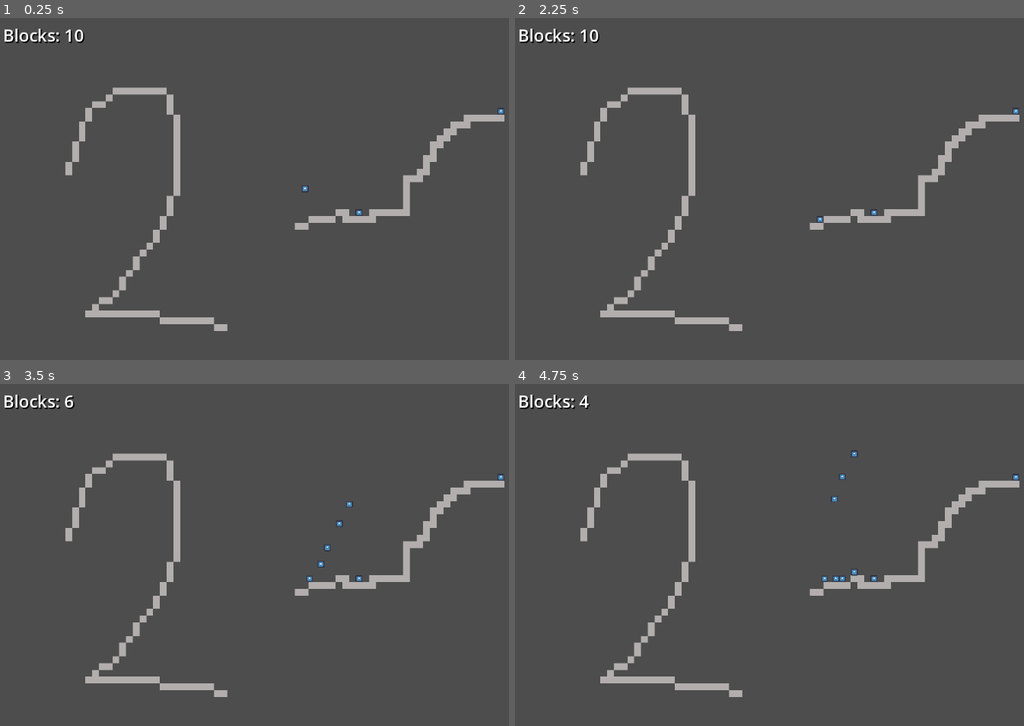
Above: before the commit, frames 1-4 (two rows, left to right).
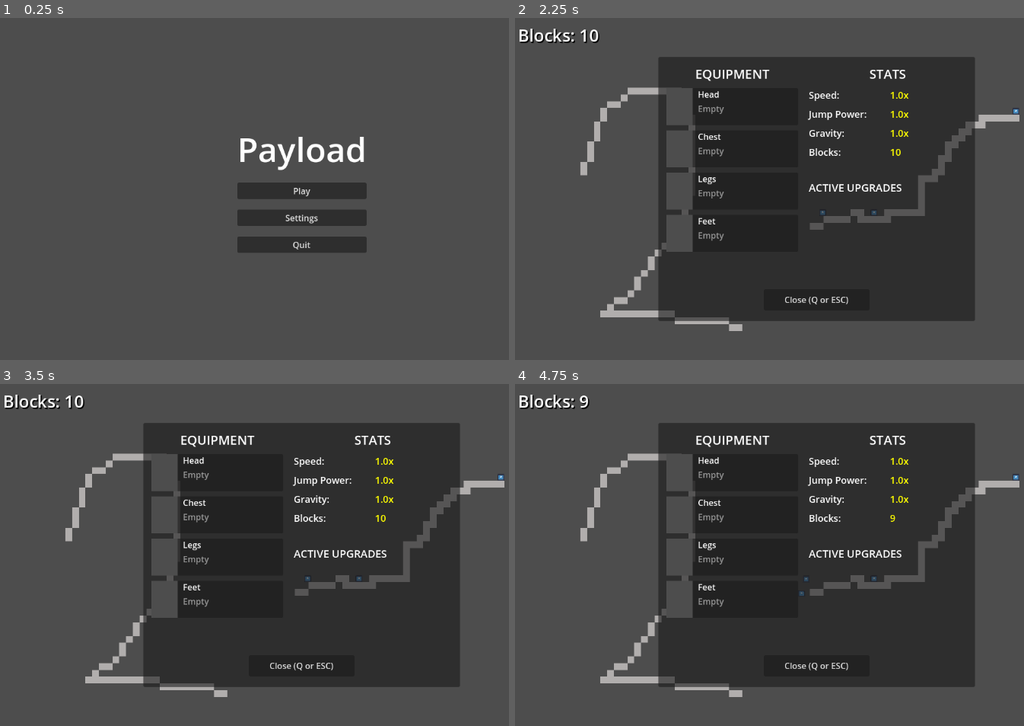
Above: after the commit, the same moments.

Repository: eltonchan1/payload
Game: Godot game, scene res://mainmenu.tscn
Same seed, same stepped clock (60 frames per second), same inputs: the game is played once before the commit and once after it. Before the commit the project starts from res://levels/early_1.tscn. The engine's default icon, where the game draws it, is replaced by a stand-in: a white triangle on a blue panel in a dark square.
Inputs (mouse positions are in pixels of both pictures, inside the frame that each line leads up to):
- Up to frame 1 (0.25 s): no input
- Up to frame 2 (2.25 s): click (815, 216) at 0.5 s, where only the run after the commit has a clickable "Settings"; click (815, 189) at 1.25 s, where only the run after the commit has a clickable "Play"; tap Enter at 2 s; hold D (right) from 2.03 s (still down); tap Shift at 2.1 s
- Up to frame 3 (3.5 s): keep holding D (right); tap Space (jump) at 2.27, 2.3, 2.57, 2.85, 3.02, 3.32 s; tap S (shop_interact) at 3.05 s
- Up to frame 4 (4.75 s): release D (right) at 3.53 s; hold A (left) 3.53-4.28 s; hold S (shop_interact) 3.53-4.28 s; tap Shift at 3.8, 4.35 s; tap Space (jump) at 4.25, 4.52, 4.55 s; hold D (right) from 4.28 s (still down)

The runs differ from the first frame. In frame 1, 7.7% of the frame differs, in the area x 0-100%, y 3-92%; in frame 2, 46%; in frame 3, 46%, in the area x 12-91%, y 3-89%; in frame 4, 46%.

Commit message:
stats menu & bug fixing

Diff:
--- /dev/null
+++ b/inventoryui.gd
@@ -0,0 +1,337 @@
+extends CanvasLayer
+
+var player_ref = null
+
+# Equipment slots
+var head_item = null
+var chest_item = null
+var legs_item = null
+var feet_item = null
+
+# UI references (will be created dynamically)
+var inventory_panel
+var head_slot
+var chest_slot
+var legs_slot
+var feet_slot
+var stats_labels = {}
+
+func _ready():
+	visible = false
+	process_mode = Node.PROCESS_MODE_ALWAYS  # Changed from WHEN_PAUSED
+	build_inventory_ui()
+	print("InventoryUI ready - Press Q to open")
+
+func _input(event):
+	# Only process keyboard events to avoid spam from mouse movement
+	if not event is InputEventKey:
+		return
+
+	# Don't process input if shop is open
+	var shop_ui = get_node_or_null("/root/ShopUI")
+	if shop_ui and shop_ui.visible:
+		return
+
+	# Toggle inventory with Q key or Shift keys
+	if event.pressed and not event.echo:
+		if event.keycode == KEY_Q or event.keycode == KEY_SHIFT or event.keycode == KEY_SHIFT:
+			print("Toggle key pressed - toggling inventory")
+			toggle_inventory()
+			get_viewport().set_input_as_handled()
+			return
+
+	# Also check for the proper input action if it exists
+	if InputMap.has_action("inventory_toggle") and event.is_action_pressed("inventory_toggle"):
+		print("inventory_toggle action pressed")
+		toggle_inventory()
+		get_viewport().set_input_as_handled()
+		return
+
+	# Also allow ESC to close (but don't open with ESC)
+	if visible and event.is_action_pressed("ui_cancel"):
+		print("ESC pressed - closing inventory")
+		hide_inventory()
+		get_viewport().set_input_as_handled()
+
+func toggle_inventory():
+	print("Toggle inventory called - current visible state: ", visible)
+	if visible:
+		hide_inventory()
+	else:
+		show_inventory()
+
+func show_inventory():
+	# Don't open if shop is open
+	var shop_ui = get_node_or_null("/root/ShopUI")
+	if shop_ui and shop_ui.visible:
+		print("Can't open inventory - shop is open")
+		return
+
+	# Find player
+	if not player_ref:
+		var players = get_tree().get_nodes_in_group("player")
+		if players.size() > 0:
+			player_ref = players[0]
+
+	visible = true
+	# Only pause if not already paused
+	if not get_tree().paused:
+		get_tree().paused = true
+	update_stats_display()
+	print("Inventory opened")
+
+func hide_inventory():
+	visible = false
+	# Only unpause if shop is not open
+	var shop_ui = get_node_or_null("/root/ShopUI")
+	if not shop_ui or not shop_ui.visible:
+		get_tree().paused = false
+	print("Inventory closed")
+
+func build_inventory_ui():
+	# Main container
+	var control = Control.new()
+	control.set_anchors_preset(Control.PRESET_FULL_RECT)
+	add_child(control)
+
+	# Main panel
+	inventory_panel = Panel.new()
+	inventory_panel.custom_minimum_size = Vector2(600, 500)
+	inventory_panel.set_anchors_preset(Control.PRESET_CENTER)
+	inventory_panel.position = Vector2(-300, -250)
+	control.add_child(inventory_panel)
+
+	# Main layout
+	var main_hbox = HBoxContainer.new()
+	main_hbox.set_anchors_and_offsets_preset(Control.PRESET_FULL_RECT, Control.PRESET_MODE_MINSIZE, 15)
+	main_hbox.add_theme_constant_override("separation", 20)
+	inventory_panel.add_child(main_hbox)
+
+	# Left side - Equipment
+	var left_vbox = VBoxContainer.new()
+	left_vbox.custom_minimum_size = Vector2(250, 0)
+	left_vbox.add_theme_constant_override("separation", 10)
+
+	var equip_title = Label.new()
+	equip_title.text = "EQUIPMENT"
+	equip_title.add_theme_font_size_override("font_size", 24)
+	equip_title.horizontal_alignment = HORIZONTAL_ALIGNMENT_CENTER
+	left_vbox.add_child(equip_title)
+
+	# Create equipment slots
+	head_slot = create_equipment_slot("Head", "helmet")
+	chest_slot = create_equipment_slot("Chest", "chestplate")
+	legs_slot = create_equipment_slot("Legs", "leggings")
+	feet_slot = create_equipment_slot("Feet", "boots")
+
+	left_vbox.add_child(head_slot)
+	left_vbox.add_child(chest_slot)
+	left_vbox.add_child(legs_slot)
+	left_vbox.add_child(feet_slot)
+
+	main_hbox.add_child(left_vbox)
+
+	# Right side - Stats
+	var right_vbox = VBoxContainer.new()
+	right_vbox.size_flags_horizontal = Control.SIZE_EXPAND_FILL
+	right_vbox.add_theme_constant_override("separation", 10)
+
+	var stats_title = Label.new()
+	stats_title.text = "STATS"
+	stats_title.add_theme_font_size_override("font_size", 24)
+	stats_title.horizontal_alignment = HORIZONTAL_ALIGNMENT_CENTER
+	right_vbox.add_child(stats_title)
+
+	# Create stats display
+	stats_labels["speed"] = create_stat_label("Speed")
+	stats_labels["jump"] = create_stat_label("Jump Power")
+	stats_labels["gravity"] = create_stat_label("Gravity")
+	stats_labels["blocks"] = create_stat_label("Blocks")
+
+	for stat in stats_labels.values():
+		right_vbox.add_child(stat)
+
+	# Add powerup list
+	var spacer = Control.new()
+	spacer.custom_minimum_size = Vector2(0, 20)
+	right_vbox.add_child(spacer)
+
+	var powerups_title = Label.new()
+	powerups_title.text = "ACTIVE UPGRADES"
+	powerups_title.add_theme_font_size_override("font_size", 20)
+	right_vbox.add_child(powerups_title)
+
+	var powerups_list = VBoxContainer.new()
+	powerups_list.name = "PowerupsList"
+	right_vbox.add_child(powerups_list)
+
+	main_hbox.add_child(right_vbox)
+
+	# Close button at bottom
+	var close_btn = Button.new()
+	close_btn.text = "Close (Q or ESC)"
+	close_btn.custom_minimum_size = Vector2(200, 40)
+	close_btn.pressed.connect(hide_inventory)
+
+	# Position close button at bottom center manually
+	close_btn.anchor_left = 0.5
+	close_btn.anchor_right = 0.5
+	close_btn.anchor_top = 1.0
+	close_btn.anchor_bottom = 1.0
+	close_btn.offset_left = -100
+	close_btn.offset_right = 100
+	close_btn.offset_top = -60
+	close_btn.offset_bottom = -20
+	close_btn.grow_horizontal = Control.GROW_DIRECTION_BOTH
+	inventory_panel.add_child(close_btn)
+
+	print("Inventory UI built")
+
+func create_equipment_slot(slot_name: String, _slot_type: String) -> PanelContainer:
+	var slot_panel = PanelContainer.new()
+	slot_panel.custom_minimum_size = Vector2(230, 70)
+
+	var hbox = HBoxContainer.new()
+	hbox.add_theme_constant_override("separation", 10)
+	slot_panel.add_child(hbox)
+
+	# Slot icon/placeholder
+	var icon = ColorRect.new()
+	icon.custom_minimum_size = Vector2(50, 50)
+	icon.color = Color(0.3, 0.3, 0.3)
+	hbox.add_child(icon)
+
+	# Slot info
+	var vbox = VBoxContainer.new()
+	var name_label = Label.new()
+	name_label.text = slot_name
+	name_label.add_theme_font_size_override("font_size", 16)
+	vbox.add_child(name_label)
+
+	var item_label = Label.new()
+	item_label.name = "ItemLabel"
+	item_label.text = "Empty"
+	item_label.add_theme_color_override("font_color", Color(0.6, 0.6, 0.6))
+	vbox.add_child(item_label)
+
+	hbox.add_child(vbox)
+
+	return slot_panel
+
+func create_stat_label(stat_name: String) -> HBoxContainer:
+	var hbox = HBoxContainer.new()
+
+	var name_label = Label.new()
+	name_label.text = stat_name + ":"
+	name_label.custom_minimum_size = Vector2(150, 0)
+	name_label.add_theme_font_size_override("font_size", 18)
+	hbox.add_child(name_label)
+
+	var value_label = Label.new()
+	value_label.name = "Value"
+	value_label.text = "1.0x"
+	value_label.add_theme_font_size_override("font_size", 18)
+	value_label.add_theme_color_override("font_color", Color.YELLOW)
+	hbox.add_child(value_label)
+
+	return hbox
+
+func update_stats_display():
+	if not player_ref:
+		return
+
+	# Update stats
+	stats_labels["speed"].get_node("Value").text = str(player_ref.speed_multiplier) + "x"
+	stats_labels["jump"].get_node("Value").text = str(player_ref.jump_multiplier) + "x"
+	stats_labels["gravity"].get_node("Value").text = str(player_ref.gravity_multiplier) + "x"
+	stats_labels["blocks"].get_node("Value").text = str(player_ref.blocks_remaining)
+
+	# Color code stats (green if boosted, white if normal)
+	if player_ref.speed_multiplier > 1.0:
+		stats_labels["speed"].get_node("Value").add_theme_color_override("font_color", Color.GREEN)
+
+	if player_ref.jump_multiplier > 1.0:
+		stats_labels["jump"].get_node("Value").add_theme_color_override("font_color", Color.GREEN)
+
+	if player_ref.gravity_multiplier < 1.0:
+		stats_labels["gravity"].get_node("Value").add_theme_color_override("font_color", Color.GREEN)
+
+	# Update powerups list
+	update_powerups_list()
+
+func update_powerups_list():
+	var powerups_list = inventory_panel.get_node_or_null("HBoxContainer/VBoxContainer2/PowerupsList")
+	if not powerups_list:
+		return
+
+	# Clear existing
+	for child in powerups_list.get_children():
+		child.queue_free()
+
+	# Add active powerups
+	var powerups = []
+
+	if player_ref.speed_multiplier > 1.0:
+		var boost = (player_ref.speed_multiplier - 1.0) * 100
+		powerups.append("• Speed Boost (+" + str(int(boost)) + "%)")
+
+	if player_ref.jump_multiplier > 1.0:
+		var boost = (player_ref.jump_multiplier - 1.0) * 100
+		powerups.append("• Jump Boost (+" + str(int(boost)) + "%)")
+
+	if player_ref.gravity_multiplier < 1.0:
+		var reduction = (1.0 - player_ref.gravity_multiplier) * 100
+		powerups.append("• Reduced Gravity (-" + str(int(reduction)) + "%)")
+
+	if powerups.size() == 0:
+		var none_label = Label.new()
+		none_label.text = "No upgrades active"
+		none_label.add_theme_color_override("font_color", Color(0.6, 0.6, 0.6))
+		powerups_list.add_child(none_label)
+	else:
+		for powerup in powerups:
+			var label = Label.new()
+			label.text = powerup
+			label.add_theme_color_override("font_color", Color.CYAN)
+			powerups_list.add_child(label)
+
+# Equipment management functions (for future use)
+func equip_item(slot: String, item_data: Dictionary):
+	print("equip_item called - slot: ", slot, ", item: ", item_data.get("name", "???"))
+
+	var slot_node = null
+	match slot:
+		"head":
+			head_item = item_data
+			slot_node = head_slot
+		"chest":
+			chest_item = item_data
+			slot_node = chest_slot
+		"legs":
+			legs_item = item_data
+			slot_node = legs_slot
+		"feet":
+			feet_item = item_data
+			slot_node = feet_slot
+
+	if slot_node:
+		# Find the ItemLabel by searching through children
+		var item_label = find_item_label(slot_node)
+		if item_label:
+			item_label.text = item_data.get("name", "???")
+			item_label.add_theme_color_override("font_color", Color.GREEN)
+			print("✓ Updated ", slot, " slot to: ", item_data.get("name"))
+		else:
+			print("✗ Could not find ItemLabel in slot")
+	else:
+		print("✗ Slot node not found")
+
+# Helper function to find the ItemLabel recursively
+func find_item_label(node: Node) -> Label:
+	if node.name == "ItemLabel" and node is Label:
+		return node
+	for child in node.get_children():
+		var result = find_item_label(child)
+		if result:
+			return result
+	return null
--- /dev/null
+++ b/inventoryui.tscn
@@ -0,0 +1,6 @@
+[gd_scene load_steps=2 format=3 uid="uid://b1ebiyidnillb"]
+
+[ext_resource type="Script" uid="uid://bxd5r8ph107kq" path="res://inventoryui.gd" id="1_s0cto"]
+
+[node name="InventoryUI" type="CanvasLayer"]
+script = ExtResource("1_s0cto")
--- a/levelmanager.gd
+++ b/levelmanager.gd
@@ -5,6 +5,11 @@
 var levels_completed = 0
 var total_blocks_used = 0
 var player_blocks = 10  # Track blocks between levels
+
+# Track powerups between levels
+var player_speed_multiplier = 1.0
+var player_jump_multiplier = 1.0
+var player_gravity_multiplier = 1.0
 
 # Define level paths for each stage
 var level_pools = {
@@ -37,14 +42,23 @@
 func level_completed(remaining_blocks: int):
 	levels_completed += 1
 
-	# Calculate bonus: 2 blocks for every 5 blocks remaining (minimum 2)
-	var bonus_blocks = max(2, (remaining_blocks / 5) * 2)
+	# Calculate interest: 2 blocks for every 5 blocks remaining
+	var interest = (remaining_blocks / 5) * 2
+
+	# Minimum guaranteed blocks: 5
+	var bonus_blocks = max(5, interest)
+
 	player_blocks = remaining_blocks + bonus_blocks
 
-	print("Level completed! Total: ", levels_completed)
-	print("Player finished with ", remaining_blocks, " blocks")
-	print("Bonus: +", bonus_blocks, " blocks")
-	print("New total: ", player_blocks, " blocks")
+	print("━━━━━━━━━━━━━━━━━━━━━━━━━━")
+	print("Level ", levels_completed, " completed!")
+	print("Blocks remaining: ", remaining_blocks)
+	print("Interest earned: +", interest, " blocks")
+	if interest < 5:
+		print("Minimum bonus applied: +", 5 - interest, " blocks")
+	print("Total bonus: +", bonus_blocks, " blocks")
+	print("Next level blocks: ", player_blocks)
+	print("━━━━━━━━━━━━━━━━━━━━━━━━━━")
 
 	# Update stage based on progression
 	update_stage()
@@ -90,10 +104,30 @@
 func get_starting_blocks() -> int:
 	return player_blocks
 
+# Get powerup multipliers (call from player when spawning)
+func get_speed_multiplier() -> float:
+	return player_speed_multiplier
+
+func get_jump_multiplier() -> float:
+	return player_jump_multiplier
+
+func get_gravity_multiplier() -> float:
+	return player_gravity_multiplier
+
+# Save powerup multipliers (call from player when they change)
+func save_powerups(speed: float, jump: float, gravity: float):
+	player_speed_multiplier = speed
+	player_jump_multiplier = jump
+	player_gravity_multiplier = gravity
+	print("Powerups saved - Speed: ", speed, "x, Jump: ", jump, "x, Gravity: ", gravity, "x")
+
 # Reset game (for starting new game)
 func reset_game():
 	levels_completed = 0
 	total_blocks_used = 0
 	player_blocks = 10
 	current_stage = "early"
+	player_speed_multiplier = 1.0
+	player_jump_multiplier = 1.0
+	player_gravity_multiplier = 1.0
 	print("Game reset")
--- /dev/null
+++ b/mainmenu.gd
@@ -0,0 +1,32 @@
+extends Control
+
+@onready var play_button = $CenterContainer/VBoxContainer/PlayButton
+@onready var settings_button = $CenterContainer/VBoxContainer/SettingsButton
+@onready var quit_button = $CenterContainer/VBoxContainer/QuitButton
+@onready var title_label = $CenterContainer/VBoxContainer/TitleLabel
+
+func _ready():
+	# Connect buttons
+	play_button.pressed.connect(_on_play_pressed)
+	settings_button.pressed.connect(_on_settings_pressed)
+	quit_button.pressed.connect(_on_quit_pressed)
+
+	print("Main Menu ready")
+
+func _on_play_pressed():
+	print("Starting new game...")
+
+	# Reset the game in LevelManager
+	if has_node("/root/LevelManager"):
+		get_node("/root/LevelManager").reset_game()
+
+	# Start from first level
+	get_tree().change_scene_to_file("res://levels/early_1.tscn")
+
+func _on_settings_pressed():
+	print("Settings not implemented yet")
+	# TODO: Open settings menu
+
+func _on_quit_pressed():
+	print("Quitting game...")
+	get_tree().quit()
--- /dev/null
+++ b/mainmenu.tscn
@@ -0,0 +1,49 @@
+[gd_scene load_steps=2 format=3 uid="uid://clq6dcox4urlb"]
+
+[ext_resource type="Script" uid="uid://7ysfxj4t1lfm" path="res://mainmenu.gd" id="1_cmhrf"]
+
+[node name="MainMenu" type="Control"]
+layout_mode = 3
+anchors_preset = 15
+anchor_right = 1.0
+anchor_bottom = 1.0
+grow_horizontal = 2
+grow_vertical = 2
+script = ExtResource("1_cmhrf")
+
+[node name="CenterContainer" type="CenterContainer" parent="."]
+layout_mode = 1
+anchors_preset = 8
+anchor_left = 0.5
+anchor_top = 0.5
+anchor_right = 0.5
+anchor_bottom = 0.5
+offset_left = -182.5
+offset_top = -120.5
+offset_right = 182.5
+offset_bottom = 120.5
+grow_horizontal = 2
+grow_vertical = 2
+
+[node name="VBoxContainer" type="VBoxContainer" parent="CenterContainer"]
+layout_mode = 2
+theme_override_constants/separation = 20
+
+[node name="TitleLabel" type="Label" parent="CenterContainer/VBoxContainer"]
+layout_mode = 2
+theme_override_colors/font_color = Color(1, 1, 1, 1)
+theme_override_font_sizes/font_size = 64
+text = "Payload"
+horizontal_alignment = 1
+
+[node name="PlayButton" type="Button" parent="CenterContainer/VBoxContainer"]
+layout_mode = 2
+text = "Play"
+
+[node name="SettingsButton" type="Button" parent="CenterContainer/VBoxContainer"]
+layout_mode = 2
+text = "Settings"
+
+[node name="QuitButton" type="Button" parent="CenterContainer/VBoxContainer"]
+layout_mode = 2
+text = "Quit"
--- a/player.gd
+++ b/player.gd
@@ -17,13 +17,24 @@
 var powerup_menu: CanvasLayer
 
 func _ready():
+	# Add player to group so inventory can find it
+	add_to_group("player")
+
 	# Load your block scene
 	block_scene = preload("res://Block.tscn")
 
 	# Get starting blocks from LevelManager (persistent between levels)
 	if has_node("/root/LevelManager"):
-		blocks_remaining = get_node("/root/LevelManager").get_starting_blocks()
+		var level_manager = get_node("/root/LevelManager")
+		blocks_remaining = level_manager.get_starting_blocks()
+
+		# Load powerups from previous levels
+		speed_multiplier = level_manager.get_speed_multiplier()
+		jump_multiplier = level_manager.get_jump_multiplier()
+		gravity_multiplier = level_manager.get_gravity_multiplier()
+
 		print("Starting with ", blocks_remaining, " blocks from LevelManager")
+		print("Powerups loaded - Speed: ", speed_multiplier, "x, Jump: ", jump_multiplier, "x, Gravity: ", gravity_multiplier, "x")
 	else:
 		blocks_remaining = 10  # Fallback if no LevelManager
 		print("No LevelManager found, starting with 10 blocks")
@@ -70,25 +81,8 @@
 			print("Found powerup menu at: ", path)
 			break
 
-	# Connect to powerup menu
-	if powerup_menu and powerup_menu.has_signal("powerup_selected"):
-		# Check connection and only connect if not already connected
-		var connections = powerup_menu.powerup_selected.get_connections()
-		var already_connected = false
-		for connection in connections:
-			if connection["callable"].get_object() == self:
-				already_connected = true
-				break
-
-		if not already_connected:
-			powerup_menu.powerup_selected.connect(_on_powerup_selected)
-			print("Connected to powerup menu successfully")
-		else:
-			print("Powerup menu already connected (skipping)")
-	elif powerup_menu:
-		print("PowerupMenu doesn't have powerup_selected signal!")
-	else:
-		print("Warning: Powerup menu not found at any path")
+	# Connect to powerup menu (removed - using shop now)
+	# Leaving this commented out for reference
 
 	# Connect to powerup menu
 	if powerup_menu:
@@ -143,8 +137,11 @@
 	if block_label:
 		block_label.text = "Blocks: " + str(blocks_remaining)
 
-	# Also update shop UI if it's open
-	var shop_ui = get_tree().current_scene.get_node_or_null("UI/ShopUI")
+	# Also update shop UI if it's open (check autoload first)
+	var shop_ui = get_node_or_null("/root/ShopUI")
+	if not shop_ui:
+		shop_ui = get_tree().current_scene.get_node_or_null("UI/ShopUI")
+
 	if shop_ui and shop_ui.visible:
 		shop_ui.update_blocks_display()
 
--- a/project.godot
+++ b/project.godot
@@ -11,7 +11,7 @@
 [application]
 
 config/name="payload"
-run/main_scene="uid://bbdat1xel152t"
+run/main_scene="uid://clq6dcox4urlb"
 config/features=PackedStringArray("4.5", "GL Compatibility")
 config/icon="res://icon.svg"
 
@@ -19,6 +19,7 @@
 
 LevelManager="*res://LevelManager.gd"
 ShopUI="*res://shopui.tscn"
+InventoryUI="*res://inventoryui.tscn"
 
 [editor_plugins]
 
@@ -51,6 +52,13 @@
 , Object(InputEventKey,"resource_local_to_scene":false,"resource_name":"","device":-1,"window_id":0,"alt_pressed":false …(186 unchanged characters)…
 ]
 }
+inventory_toggle={
+"deadzone": 0.2,
+"events": [Object(InputEventKey,"resource_local_to_scene":false,"resource_name":"","device":-1,"window_id":0,"alt_pressed":false,"shift_pressed":false,"ctrl_pressed":false,"meta_pressed":false,"pressed":false,"keycode":0,"physical_keycode":81,"key_label":0,"unicode":113,"location":0,"echo":false,"script":null)
+, Object(InputEventKey,"resource_local_to_scene":false,"resource_name":"","device":-1,"window_id":0,"alt_pressed":false,"shift_pressed":false,"ctrl_pressed":false,"meta_pressed":false,"pressed":false,"keycode":0,"physical_keycode":4194325,"key_label":0,"unicode":0,"location":0,"echo":false,"script":null)
+, Object(InputEventKey,"resource_local_to_scene":false,"resource_name":"","device":-1,"window_id":0,"alt_pressed":false,"shift_pressed":false,"ctrl_pressed":false,"meta_pressed":false,"pressed":false,"keycode":0,"physical_keycode":4194325,"key_label":0,"unicode":0,"location":0,"echo":false,"script":null)
+]
+}
 
 [rendering]
 
--- a/shopui.gd
+++ b/shopui.gd
@@ -1,11 +1,19 @@
 extends CanvasLayer
 
 var player_ref = null
-var current_tab = 0  # 0=Gear, 1=Mystery, 2=Upgrades
+var current_tab = 0  # 0=Gear, 1=Armor, 2=Mystery, 3=Upgrades
 
 # References to UI elements
 var blocks_label
 var content_container
+
+# Armor items (equipment that shows in inventory)
+var armor_items = [
+	{"name": "Speed Helmet", "cost": 5, "slot": "head", "description": "Sleek helmet for speed"},
+	{"name": "Jump Boots", "cost": 5, "slot": "feet", "description": "Bouncy boots for jumping"},
+	{"name": "Light Chestplate", "cost": 6, "slot": "chest", "description": "Lightweight armor"},
+	{"name": "Agile Leggings", "cost": 4, "slot": "legs", "description": "Flexible leg protection"}
+]
 
 # Shop items data (easy to customize!)
 var gear_items = [
@@ -32,8 +40,14 @@
 	print("ShopUI ready")
 
 func _input(event):
-	if visible and (event.is_action_pressed("ui_cancel") or event.is_action_pressed("shop_interact")):
-		hide_shop()
+	if visible:
+		# Check for ESC or S to close
+		if event.is_action_pressed("ui_cancel"):
+			hide_shop()
+			get_viewport().set_input_as_handled()
+		elif event is InputEventKey and event.pressed and event.keycode == KEY_S and not event.echo:
+			hide_shop()
+			get_viewport().set_input_as_handled()
 
 func build_shop_ui():
 	# Create main container
@@ -77,21 +91,27 @@
 	tab_bar.add_theme_constant_override("separation", 5)
 
 	var gear_btn = Button.new()
-	gear_btn.text = "Gear & Powerups"
-	gear_btn.custom_minimum_size = Vector2(200, 40)
+	gear_btn.text = "Powerups"
+	gear_btn.custom_minimum_size = Vector2(150, 40)
 	gear_btn.pressed.connect(func(): switch_tab(0))
 	tab_bar.add_child(gear_btn)
 
+	var armor_btn = Button.new()
+	armor_btn.text = "Armor"
+	armor_btn.custom_minimum_size = Vector2(150, 40)
+	armor_btn.pressed.connect(func(): switch_tab(1))
+	tab_bar.add_child(armor_btn)
+
 	var mystery_btn = Button.new()
-	mystery_btn.text = "Mystery Packs"
-	mystery_btn.custom_minimum_size = Vector2(200, 40)
-	mystery_btn.pressed.connect(func(): switch_tab(1))
+	mystery_btn.text = "Mystery"
+	mystery_btn.custom_minimum_size = Vector2(150, 40)
+	mystery_btn.pressed.connect(func(): switch_tab(2))
 	tab_bar.add_child(mystery_btn)
 
 	var upgrade_btn = Button.new()
 	upgrade_btn.text = "Upgrades"
-	upgrade_btn.custom_minimum_size = Vector2(200, 40)
-	upgrade_btn.pressed.connect(func(): switch_tab(2))
+	upgrade_btn.custom_minimum_size = Vector2(150, 40)
+	upgrade_btn.pressed.connect(func(): switch_tab(3))
 	tab_bar.add_child(upgrade_btn)
 
 	main_vbox.add_child(tab_bar)
@@ -119,7 +139,10 @@
 
 func hide_shop():
 	visible = false
-	get_tree().paused = false
+	# Only unpause if inventory is not open
+	var inventory_ui = get_node_or_null("/root/InventoryUI")
+	if not inventory_ui or not inventory_ui.visible:
+		get_tree().paused = false
 	print("Shop closed")
 
 func update_blocks_display():
@@ -144,15 +167,19 @@
 	# Add items based on current tab
 	var items_added = 0
 	match current_tab:
-		0:  # Gear
+		0:  # Gear/Powerups
 			for item in gear_items:
 				content_container.add_child(create_shop_card(item, "gear"))
 				items_added += 1
-		1:  # Mystery
+		1:  # Armor
+			for item in armor_items:
+				content_container.add_child(create_shop_card(item, "armor"))
+				items_added += 1
+		2:  # Mystery
 			for pack in mystery_packs:
 				content_container.add_child(create_shop_card(pack, "mystery"))
 				items_added += 1
-		2:  # Upgrades
+		3:  # Upgrades
 			for upgrade in upgrade_items:
 				content_container.add_child(create_shop_card(upgrade, "upgrade"))
 				items_added += 1
@@ -225,6 +252,8 @@
 	match item_type:
 		"gear":
 			apply_gear_effect(item_data)
+		"armor":
+			apply_armor_effect(item_data)
 		"mystery":
 			open_mystery_pack(item_data)
 		"upgrade":
@@ -238,18 +267,31 @@
 		"speed":
 			player_ref.speed_multiplier += 0.5
 			print("→ Speed increased to ", player_ref.speed_multiplier, "x")
+			save_powerups_to_manager()
 		"jump":
 			player_ref.jump_multiplier += 0.3
 			print("→ Jump power increased to ", player_ref.jump_multiplier, "x")
+			save_powerups_to_manager()
 		"gravity":
 			player_ref.gravity_multiplier -= 0.3
 			print("→ Gravity reduced to ", player_ref.gravity_multiplier, "x")
+			save_powerups_to_manager()
 		"blocks":
 			player_ref.blocks_remaining += 5
 			player_ref.update_block_label()
 			update_blocks_display()
 			print("→ Got 5 bonus blocks!")
 
+func save_powerups_to_manager():
+	# Save powerups to LevelManager so they persist
+	var level_manager = player_ref.get_node_or_null("/root/LevelManager")
+	if level_manager:
+		level_manager.save_powerups(
+			player_ref.speed_multiplier,
+			player_ref.jump_multiplier,
+			player_ref.gravity_multiplier
+		)
+
 func open_mystery_pack(pack_data):
 	var num_items = randi_range(1, 3) if pack_data["name"] == "Common Pack" else randi_range(2, 4)
 
@@ -262,3 +304,16 @@
 func apply_upgrade(upgrade_data):
 	print("→ Applied upgrade: ", upgrade_data["name"])
 	# TODO: Implement specific upgrade effects
+
+func apply_armor_effect(item_data):
+	print("→ Equipped: ", item_data["name"], " to slot: ", item_data["slot"])
+
+	# Add armor to inventory
+	var inventory = get_node_or_null("/root/InventoryUI")
+	print("Looking for inventory... found: ", inventory != null)
+
+	if inventory:
+		print("Calling equip_item on inventory")
+		inventory.equip_item(item_data["slot"], item_data)
+	else:
+		print("Warning: Inventory not found at /root/InventoryUI")
Not shown, added: inventoryui.gd.uid
Renamed: levels/hard_1.tscn -> levels/late_1.tscn
Renamed: levels/hard_2.tscn -> levels/late_2.tscn
Renamed: levels/hard_3.tscn -> levels/late_3.tscn
Not shown, added: mainmenu.gd.uid
